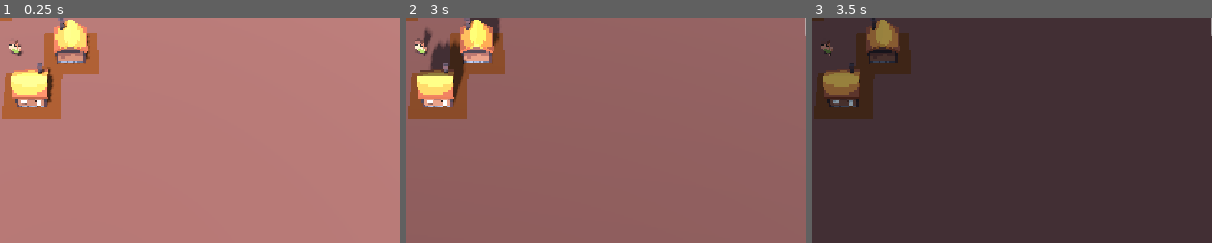
Above: before the commit, frames 1-3 (left to right).
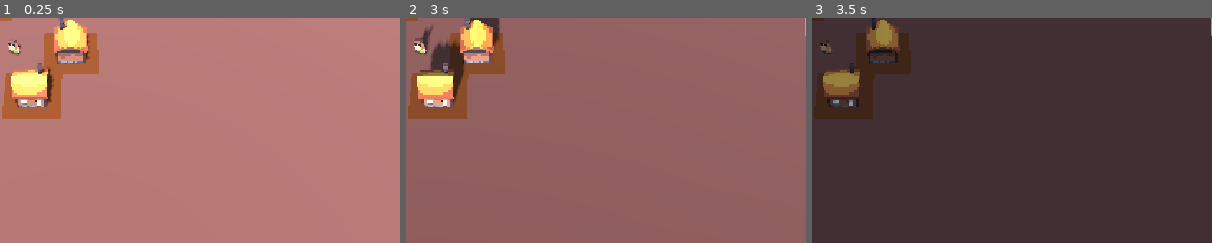
Above: after the commit, the same moments.

Repository: ToBinio/secrets-of-soil
Game: Godot game, scene res://scenes/main.tscn
Same seed, same stepped clock (60 frames per second), same inputs: the game is played once before the commit and once after it.
Inputs:
- Up to frame 1 (0.25 s): no input
- Up to frame 2 (3 s): click "Sunflower" at 0.5 s; click "i" at 1.25 s; click "Wheat" at 2 s; click "Next Day" at 2.75 s
- Up to frame 3 (3.5 s): no input
The pictures show only the part of the screen within x 41-91%, y 4-54%; the shares and areas given below are measured in that part.

The runs differ from the first frame. In frame 1, less than 0.1% of the frame differs, in the area x 2-6%, y 9-17%; in frame 2, 0.1%, in the area x 2-7%, y 3-17%; in frame 3, less than 0.1%.

Commit message:
refactor autoloads

Diff:
--- a/project.godot
+++ b/project.godot
@@ -17,8 +17,10 @@
 
 [autoload]
 
-Global="*res://scenes/autoloads/global.tscn"
-Grid="*res://scripts/util/grid.gd"
+Plants="*res://scenes/autoloads/plants.tscn"
+Grid="*res://scripts/autoloads/grid.gd"
+Inventory="*res://scripts/autoloads/inventory.gd"
+Events="*res://scripts/autoloads/events.gd"
 
 [display]
 
--- a/scenes/autoloads/global.tscn
+++ /dev/null
@@ -1,15 +0,0 @@
-[gd_scene load_steps=7 format=3 uid="uid://bybivuxciy03"]
-
-[ext_resource type="Script" uid="uid://csdy82sgjaft3" path="res://scripts/autoloads/global.gd" id="1_fg6a1"]
-[ext_resource type="Script" uid="uid://c2qk2325ok2gv" path="res://scripts/resources/plant_resource.gd" id="2_vskmb"]
-[ext_resource type="Resource" uid="uid://c85nr0tqy0565" path="res://scripts/resources/plants/sunflower.tres" id="3_c7w40"]
-[ext_resource type="Resource" uid="uid://dl5fl0mgy1sor" path="res://scripts/resources/plants/wheat.tres" id="4_ew72y"]
-[ext_resource type="PackedScene" uid="uid://bfvklom7mvg26" path="res://scenes/plants/sunflower.tscn" id="4_j540c"]
-[ext_resource type="PackedScene" uid="uid://kukoxvnrq6e5" path="res://scenes/plants/wheat.tscn" id="6_uckhh"]
-
-[node name="Global" type="Node"]
-script = ExtResource("1_fg6a1")
-plants = Dictionary[ExtResource("2_vskmb"), PackedScene]({
-ExtResource("3_c7w40"): ExtResource("4_j540c"),
-ExtResource("4_ew72y"): ExtResource("6_uckhh")
-})
--- /dev/null
+++ b/scenes/autoloads/plants.tscn
@@ -0,0 +1,15 @@
+[gd_scene load_steps=7 format=3 uid="uid://bybivuxciy03"]
+
+[ext_resource type="Script" uid="uid://csdy82sgjaft3" path="res://scripts/autoloads/plants.gd" id="1_8iq2k"]
+[ext_resource type="Script" uid="uid://c2qk2325ok2gv" path="res://scripts/resources/plant_resource.gd" id="2_gr704"]
+[ext_resource type="Resource" uid="uid://c85nr0tqy0565" path="res://scripts/resources/plants/sunflower.tres" id="3_len5x"]
+[ext_resource type="PackedScene" uid="uid://bfvklom7mvg26" path="res://scenes/plants/sunflower.tscn" id="4_7l04h"]
+[ext_resource type="Resource" uid="uid://dl5fl0mgy1sor" path="res://scripts/resources/plants/wheat.tres" id="5_0s0gj"]
+[ext_resource type="PackedScene" uid="uid://kukoxvnrq6e5" path="res://scenes/plants/wheat.tscn" id="6_brlw5"]
+
+[node name="Plants" type="Node"]
+script = ExtResource("1_8iq2k")
+plants = Dictionary[ExtResource("2_gr704"), PackedScene]({
+ExtResource("3_len5x"): ExtResource("4_7l04h"),
+ExtResource("5_0s0gj"): ExtResource("6_brlw5")
+})
--- a/scenes/main.tscn
+++ b/scenes/main.tscn
@@ -206,6 +206,6 @@
 transform = Transform3D(0.999998, -0.000154248, 0.00215105, 0.00014794, 0.999996, 0.00292046, -0.00215149, -0.00292013, 0.999993, 0, 0, 0)
 
 [node name="villager 1" parent="." instance=ExtResource("8_tipki")]
-transform = Transform3D(-0.942519, 0, 0.334152, -0.0661677, 0.980199, -0.186634, -0.327536, -0.198017, -0.923856, -1.49997, 0, 0)
+transform = Transform3D(-0.942519, 0, 0.334152, -0.0661677, 0.980199, -0.186634, -0.327536, -0.198017, -0.923856, -1.52543, -9.53674e-07, -0.0192595)
 
 [connection signal="pressed" from="Ui/NextDay/Button" to="Ui/NextDay" method="_on_next_day_button_pressed"]
--- a/scenes/world.tscn
+++ b/scenes/world.tscn
@@ -1,9 +1,13 @@
-[gd_scene load_steps=3 format=3 uid="uid://22wsbw7e8njp"]
+[gd_scene load_steps=4 format=3 uid="uid://22wsbw7e8njp"]
 
 [ext_resource type="PackedScene" uid="uid://dpg1chidhkvy3" path="res://scenes/field.tscn" id="1_nnsk1"]
+[ext_resource type="PackedScene" uid="uid://d3maoy3blejtf" path="res://assets/villagers/villager_1.glb" id="2_4wyf3"]
 [ext_resource type="PackedScene" uid="uid://bd8amtq8rrtw2" path="res://scenes/houses/House.tscn" id="2_rwgxs"]
 
 [node name="World" type="Node3D"]
+
+[node name="villager 1" parent="." instance=ExtResource("2_4wyf3")]
+transform = Transform3D(-0.942519, 0, 0.334152, -0.0661677, 0.980199, -0.186634, -0.327536, -0.198017, -0.923856, -1.52543, -0.050001, -0.0192595)
 
 [node name="Field" parent="." instance=ExtResource("1_nnsk1")]
 transform = Transform3D(1, 0, 0, 0, 1, 0, 0, 0, 1, 0, -0.05, 0)
--- a/scripts/autoloads/global.gd
+++ b/scripts/autoloads/events.gd
@@ -3,7 +3,6 @@
 signal on_plant_show(plant: PlantResource)
 signal on_next_day(plant: PlantResource)
 
-@export var plants: Dictionary[PlantResource, PackedScene] = {}
 var selected_plant: PlantResource
 
 func show_plant(plant: PlantResource):
@@ -11,9 +10,3 @@
 
 func next_day():
 	on_next_day.emit()
-
-func all_plants() -> Array[PlantResource]:
-	return plants.keys()
-
-func get_scene_for_plant(plant: PlantResource) -> PackedScene:
-	return plants[plant]
--- /dev/null
+++ b/scripts/autoloads/inventory.gd
@@ -0,0 +1 @@
+extends Node
--- /dev/null
+++ b/scripts/autoloads/plants.gd
@@ -0,0 +1,9 @@
+extends Node
+
+@export var plants: Dictionary[PlantResource, PackedScene] = {}
+
+func all_plants() -> Array[PlantResource]:
+	return plants.keys()
+
+func get_scene_for_plant(plant: PlantResource) -> PackedScene:
+	return plants[plant]
--- a/scripts/components/growable.gd
+++ b/scripts/components/growable.gd
@@ -9,7 +9,7 @@
 var target_size = 0.1
 
 func _ready() -> void:
-	Global.on_next_day.connect(_on_next_day)
+	Events.on_next_day.connect(_on_next_day)
 	visual.scale = Vector3.ONE * target_size;
 
 func _process(delta: float) -> void:
--- a/scripts/environment.gd
+++ b/scripts/environment.gd
@@ -3,7 +3,7 @@
 @onready var animation_player: AnimationPlayer = $AnimationPlayer
 
 func _ready() -> void:
-	Global.on_next_day.connect(_on_nect_day)
+	Events.on_next_day.connect(_on_nect_day)
 
 func _on_nect_day():
 	animation_player.play("DayNightCycle")
--- a/scripts/field.gd
+++ b/scripts/field.gd
@@ -6,13 +6,13 @@
 func _on_area_3d_input_event(_camera: Node, event: InputEvent, event_position: Vector3, _normal: Vector3, _shape_idx: int) -> void:
 	if event is InputEventMouseButton && event.is_pressed() && event.button_index == MOUSE_BUTTON_LEFT:
 
-		if !Global.selected_plant:
+		if !Events.selected_plant:
 			return
 
 		if !is_valid_location(event_position):
 			return
 
-		var plant_scene = Global.get_scene_for_plant(Global.selected_plant)
+		var plant_scene = Plants.get_scene_for_plant(Events.selected_plant)
 
 		var plant_instance = plant_scene.instantiate() as Plant
 		plant_instance.field = self
@@ -23,7 +23,7 @@
 
 func is_valid_location(location: Vector3) -> bool:
 	var grid_position = Grid.to_grid_cord(location)
-	var size = Global.selected_plant.size * Grid.cell_size
+	var size = Events.selected_plant.size * Grid.cell_size
 	var half = (size - Grid.cell_size) / 2
 	var min_a = grid_position - Vector3(half, 0, half)
 	var max_a = grid_position + Vector3(half, 0, half)
--- a/scripts/ui/info.gd
+++ b/scripts/ui/info.gd
@@ -8,7 +8,7 @@
 var _open: bool = false;
 
 func _ready() -> void:
-	Global.on_plant_show.connect(_on_plant_show)
+	Events.on_plant_show.connect(_on_plant_show)
 
 func _on_plant_show(plant: PlantResource):
 	label.text = plant.name
--- a/scripts/ui/next_day.gd
+++ b/scripts/ui/next_day.gd
@@ -2,4 +2,4 @@
 
 
 func _on_next_day_button_pressed() -> void:
-	Global.next_day()
+	Events.next_day()
--- a/scripts/ui/plant_list.gd
+++ b/scripts/ui/plant_list.gd
@@ -5,7 +5,7 @@
 @onready var plant_box: HBoxContainer = $ScrollContainer/HBoxContainer
 
 func _ready() -> void:
-	for plant in Global.all_plants():
+	for plant in Plants.all_plants():
 		var container = plant_container.instantiate()
 		container.plant = plant
 
--- a/scripts/ui/plant_selection.gd
+++ b/scripts/ui/plant_selection.gd
@@ -11,13 +11,13 @@
 	name_label.text = plant.name
 
 func _process(_delta: float) -> void:
-	if(plant == Global.selected_plant):
+	if(plant == Events.selected_plant):
 		add_theme_stylebox_override("normal", active_pannel_state)
 	else:
 		add_theme_stylebox_override("normal", inactive_pannel_state)
 
 func _on_pressed() -> void:
-	Global.selected_plant = plant
+	Events.selected_plant = plant
 
 func _on_info_button_pressed() -> void:
-	Global.show_plant(plant)
+	Events.show_plant(plant)
Not shown, added: scripts/autoloads/events.gd.uid
Renamed: scripts/util/grid.gd -> scripts/autoloads/grid.gd
Renamed: scripts/util/grid.gd.uid -> scripts/autoloads/grid.gd.uid
Not shown, added: scripts/autoloads/inventory.gd.uid
Renamed: scripts/autoloads/global.gd.uid -> scripts/autoloads/plants.gd.uid
